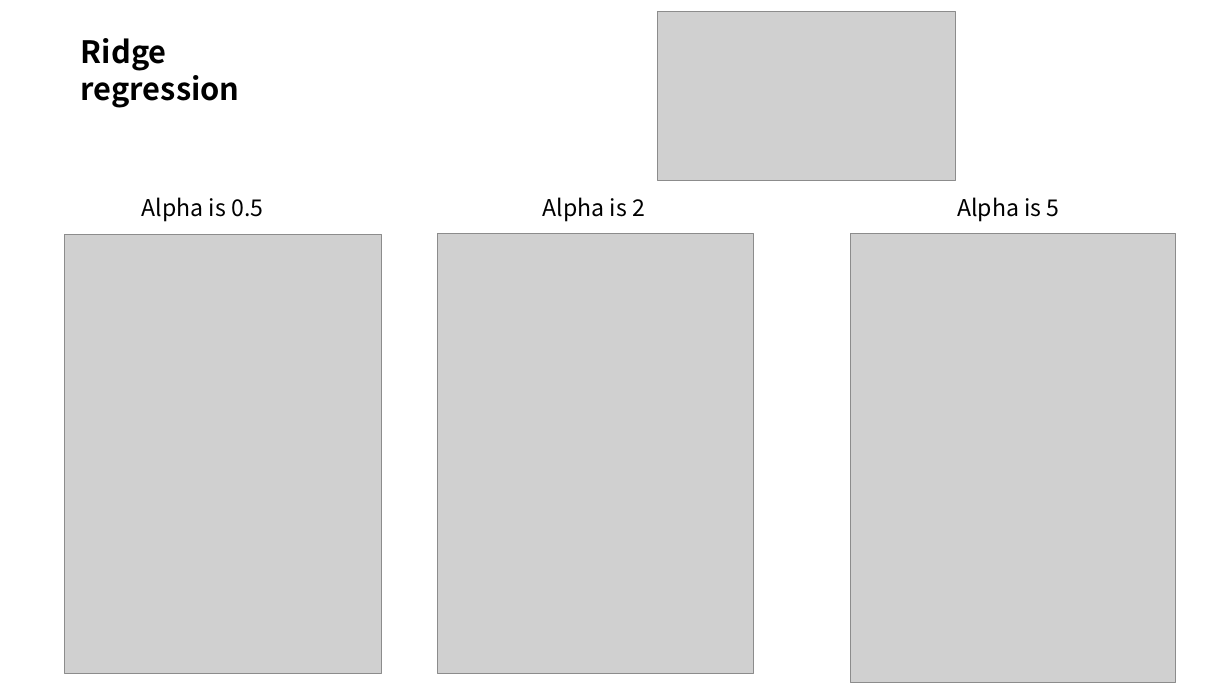
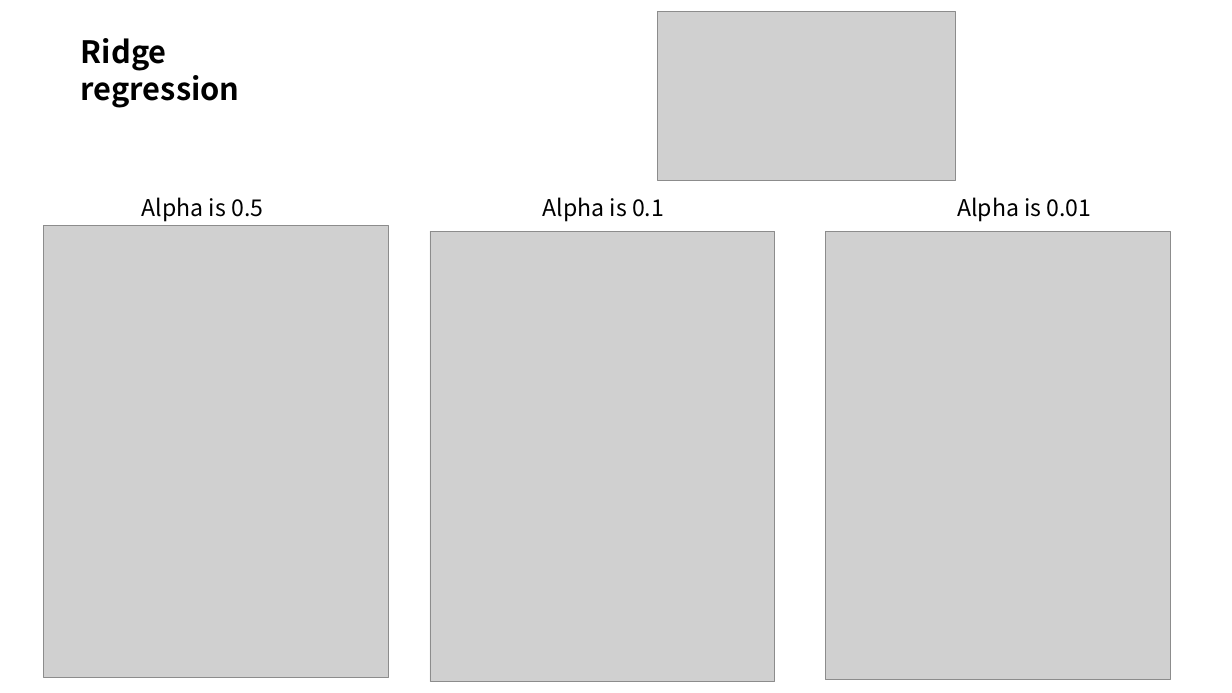
Before and after one commit to Radominic/BusinessAnalytics, a slide deck: slide 16 of week5_assignment.pptx. Drawn at 1232x693 pixels with LibreOffice and Linux fonts; fonts in the diff are those of the drawing; grey boxes stand for pictures. Boxes give left, top, right and bottom in pixels: in the first picture for what was removed or moved away, otherwise in the second. Text is boxed around its words. In the diff, an @@ line names an element or a change of style, - is before the commit and + after.

```diff
--- a/week5_assignment.pptx
+++ b/week5_assignment.pptx
@@ text at [543,197,664,221]: text changed @@
-Alpha is 2
+Alpha is 0.1
@@ text at [957,197,1092,221]: text changed @@
-Alpha is 5
+Alpha is 0.01
@@ picture: place and size @@
-picture at [65,234,382,673]
+picture at [43,226,388,677]
@@ picture: place and size @@
-picture at [438,234,754,674]
+picture at [430,231,775,682]
@@ picture: place and size @@
-picture at [850,234,1176,682]
+picture at [825,231,1170,680]
```
Also in this commit, not shown: 3 other slides changed, 1 other file.
